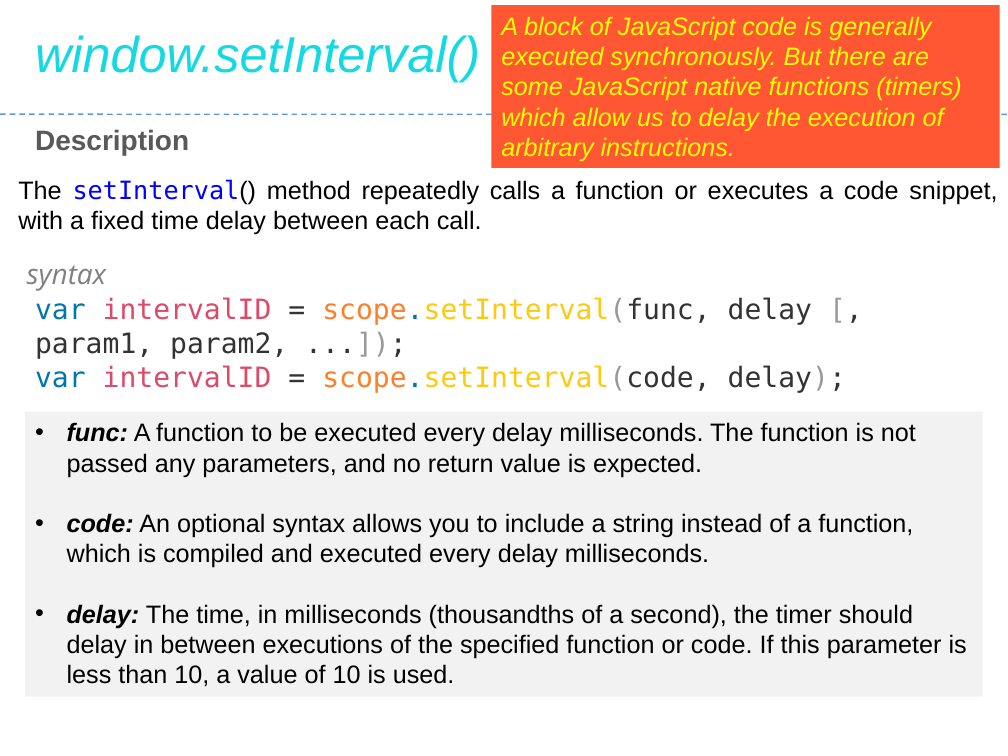
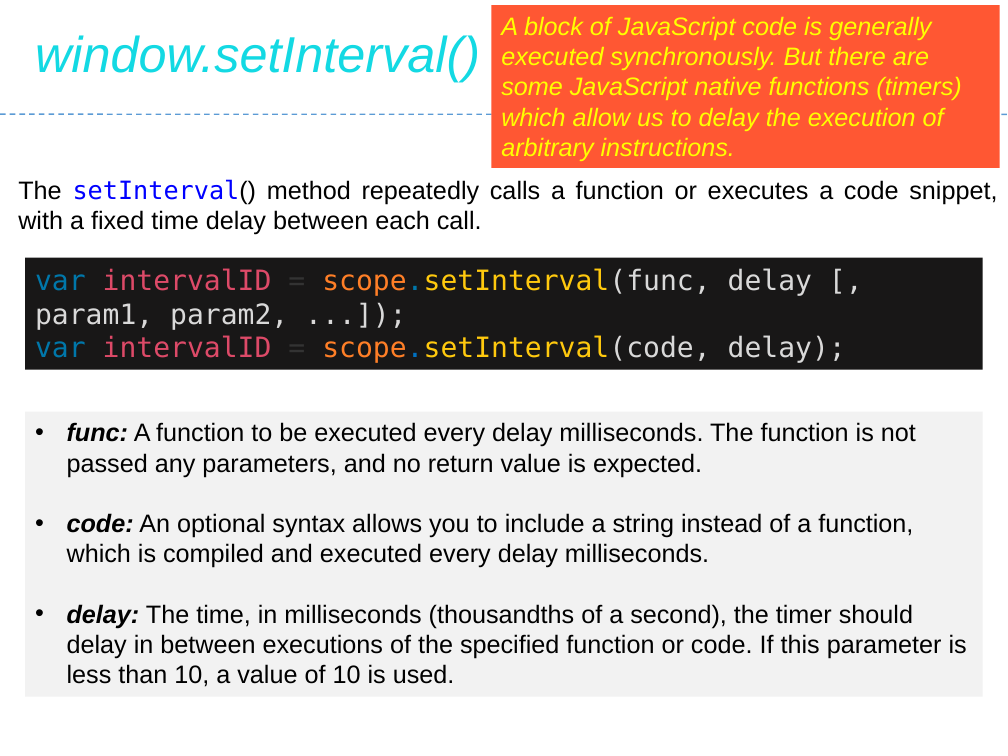
Before and after one commit to Saleel-Bagde/PPT-s, a slide deck: slide 141 of JavaScript.pptx. Drawn at 1008x756 pixels with LibreOffice and Linux fonts; fonts in the diff are those of the drawing. Boxes give left, top, right and bottom in pixels: in the first picture for what was removed or moved away, otherwise in the second. Text is boxed around its words. In the diff, an @@ line names an element or a change of style, - is before the commit and + after.

```diff
--- a/JavaScript.pptx
+++ b/JavaScript.pptx
@@ text removed at <box>35,129,189,155</box> @@
-Description
@@ rectangle "var intervalID = scope.setInterval(func, delay ...": place and size @@
-rectangle "var intervalID = scope.setInterval(func, delay ..." at <box>35,297,846,393</box>
+rectangle "var intervalID = scope.setInterval(func, delay ..." at <box>25,258,983,370</box>
@@ rectangle "var intervalID = scope.setInterval(func, delay ..." at <box>25,258,983,370</box>: text colour #999999 to #D9D9D9 in "scope.setInterval(func, [, ...]);", "scope.setInterval(code, delay);"; text colour #333333 to #D9D9D9 in "scope.setInterval(func, delay [, param1, param2, ...]);", "scope.setInterval(code, delay);"; fill none to #181717 @@
@@ text removed at <box>27,265,106,291</box> @@
-syntax
```
Also in this commit, not shown: 30 other slides changed.
